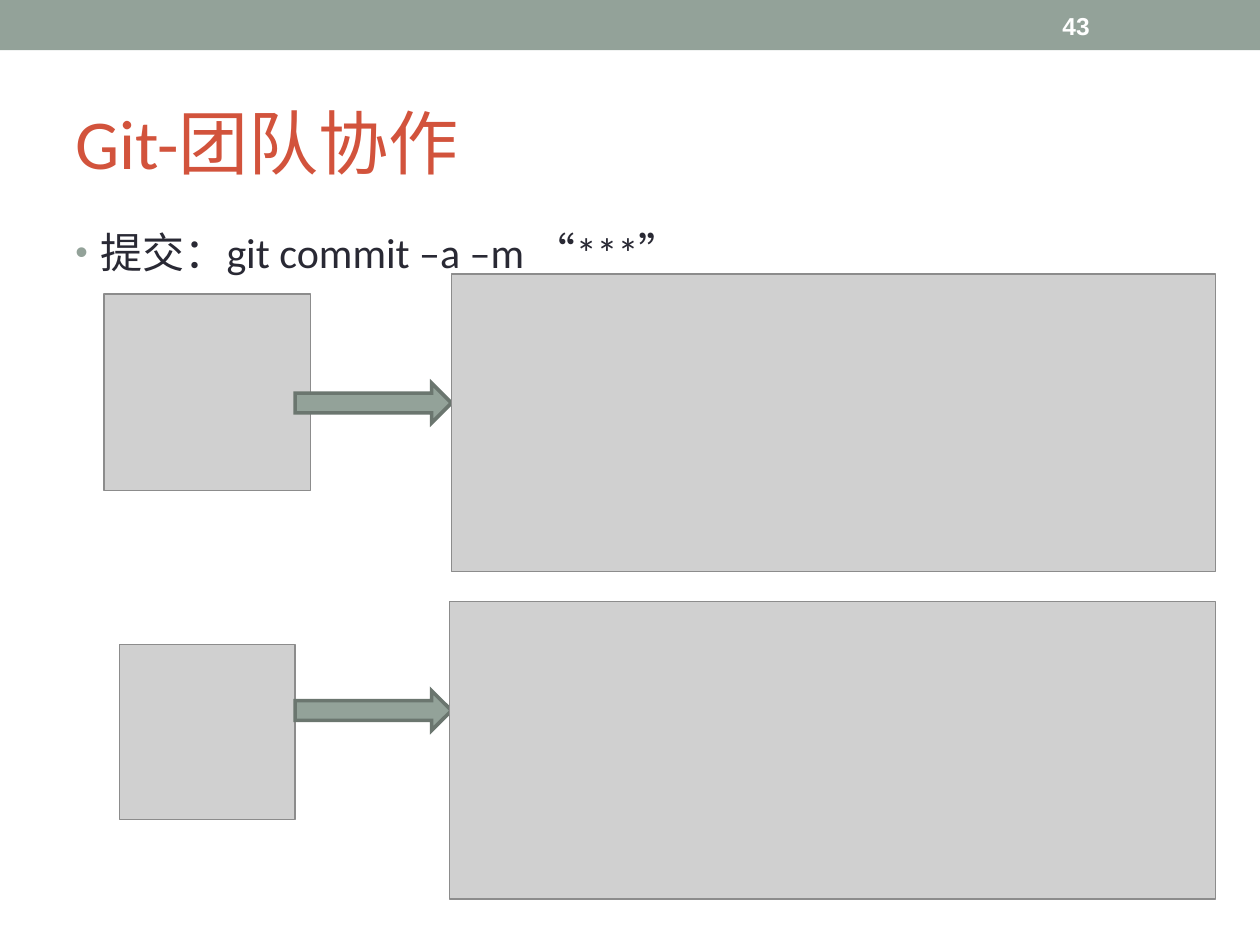
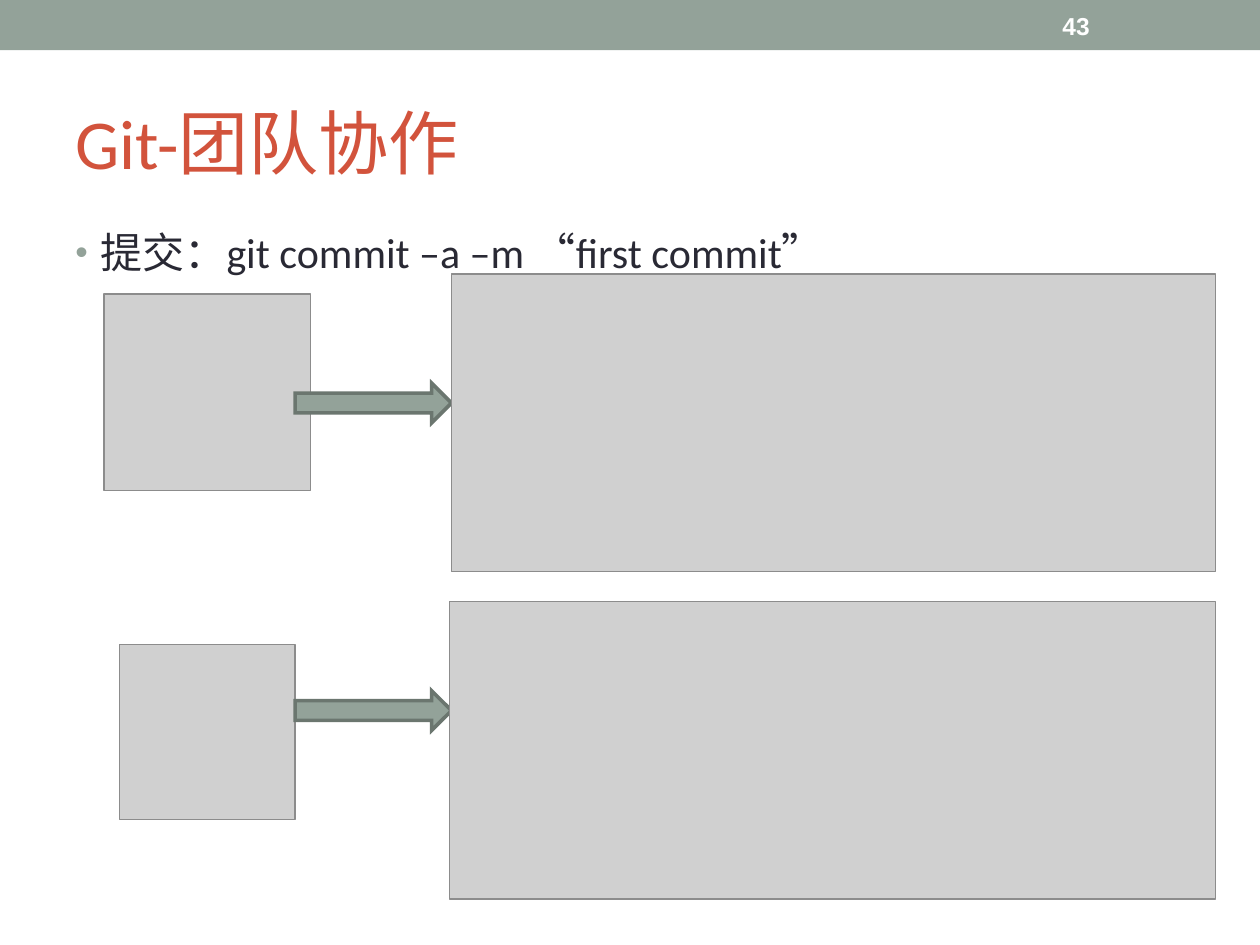
Before and after one commit to Lyon-NEU/Git, a slide deck: slide 43 of git.ppt. Drawn at 1260x945 pixels with LibreOffice and Linux fonts; fonts in the diff are those of the drawing; grey boxes stand for pictures. Boxes give left, top, right and bottom in pixels: in the first picture for what was removed or moved away, otherwise in the second. Text is boxed around its words. In the diff, an @@ line names an element or a change of style, - is before the commit and + after.

```diff
--- a/git.ppt
+++ b/git.ppt
@@ text at box(101, 232, 823, 279): text changed @@
-• 提交：git commit –a –m “***”
+• 提交：git commit –a –m “first commit”
```
Also in this commit, not shown: 8 other slides changed.
